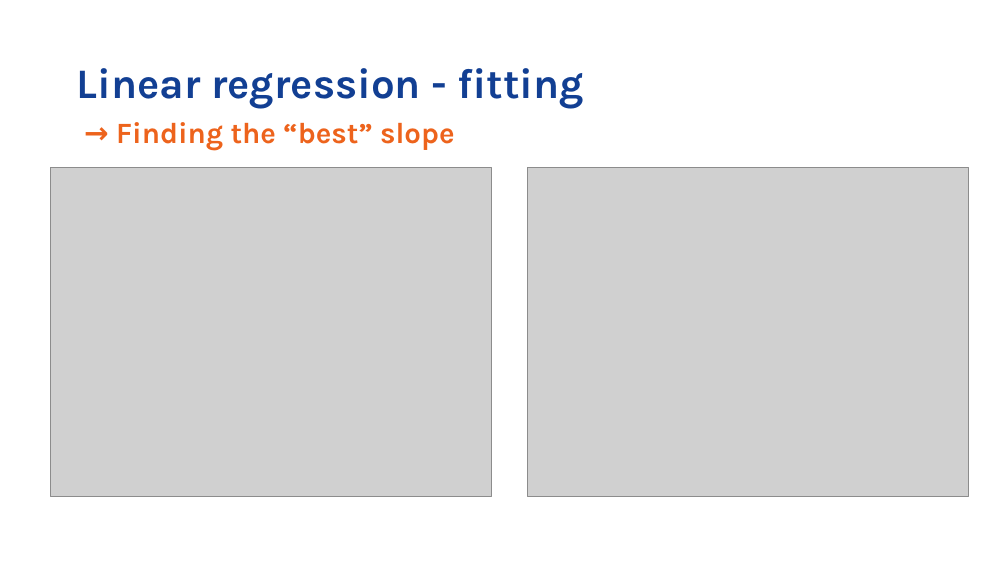
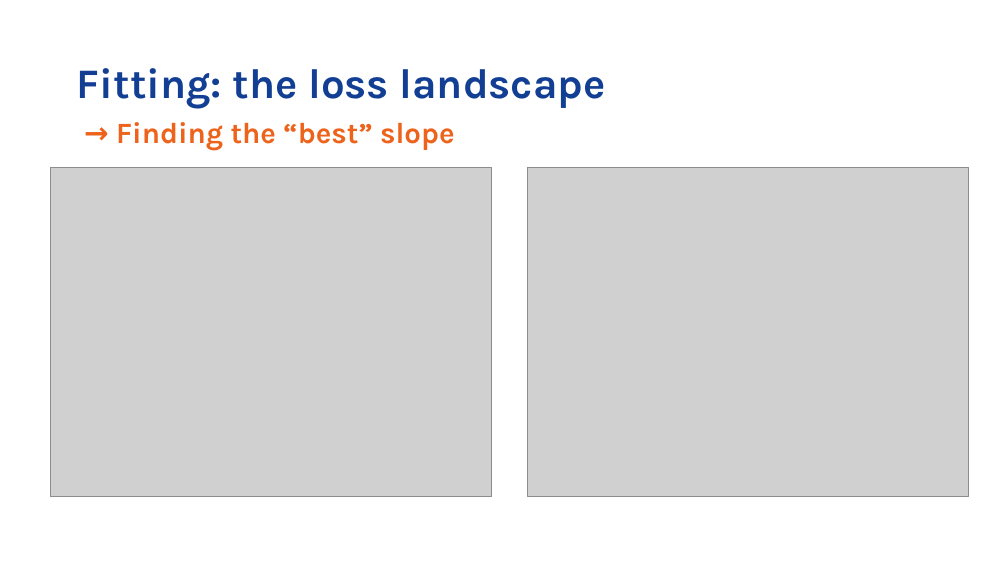
Before and after one commit to vib-training-conferences/machine-learning-and-deep-learning-fundamentals, a slide deck: slide 9 of docs/day-1-session-3-regression.pptx (slide 11 before the commit). Drawn at 1008x567 pixels with LibreOffice and Linux fonts; fonts in the diff are those of the drawing; grey boxes stand for pictures; background and template pictures are left out. Boxes give left, top, right and bottom in pixels: in the first picture for what was removed or moved away, otherwise in the second. Text is boxed around its words. In the diff, an @@ line names an element or a change of style, - is before the commit and + after.

```diff
--- a/docs/day-1-session-3-regression.pptx
+++ b/docs/day-1-session-3-regression.pptx
@@ title at <box>77,68,606,109</box>: text changed @@
-Linear regression - fitting
+Fitting: the loss landscape
```
Also in this commit, not shown: 18 other slides changed, 18 slides added, 8 slides removed, 13 other files.
